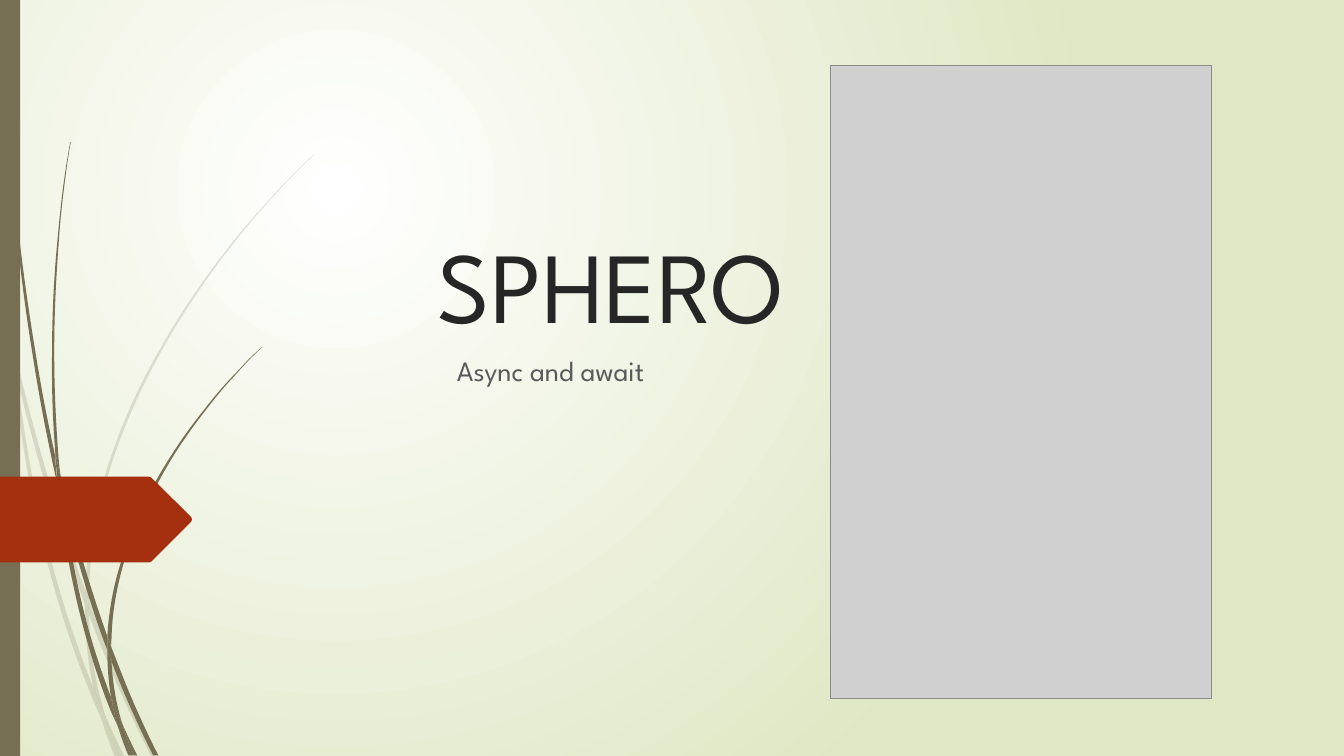
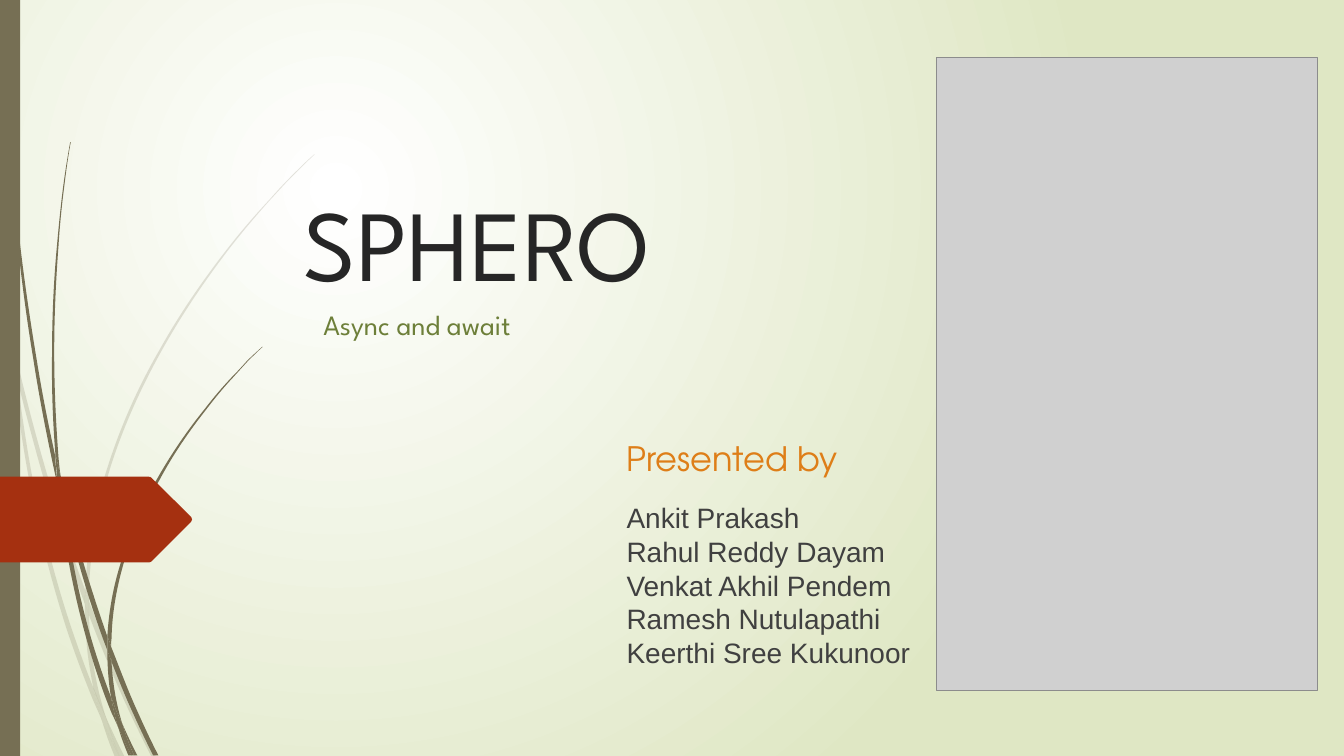
Before and after one commit to AnkitPrakash687/sphero_tutorial, a slide deck: slide 1 of SPHERO.pptx. Drawn at 1344x756 pixels with LibreOffice and Linux fonts; fonts in the diff are those of the drawing; grey boxes stand for pictures. Boxes give left, top, right and bottom in pixels: in the first picture for what was removed or moved away, otherwise in the second. Text is boxed around its words. In the diff, an @@ line names an element or a change of style, - is before the commit and + after.

Commit message:
updated ppt

```diff
--- a/SPHERO.pptx
+++ b/SPHERO.pptx
@@ picture: place and size @@
-picture at bbox=[831, 66, 1212, 700]
+picture at bbox=[937, 57, 1318, 692]
@@ title "SPHERO": place and size @@
-title "SPHERO" at bbox=[438, 255, 784, 325]
+title "SPHERO" at bbox=[303, 213, 649, 283]
@@ subtitle "Async and await": place and size @@
-subtitle "Async and await" at bbox=[457, 361, 644, 387]
+subtitle "Async and await" at bbox=[323, 315, 510, 341]
@@ subtitle "Async and await" at bbox=[323, 315, 510, 341]: text colour #595959 to #6D7F39 @@
@@ text added at bbox=[627, 446, 837, 478], 24 pt, text #DE7E18 @@
+Presented by
@@ text added at bbox=[627, 507, 910, 664], 20 pt, text #404040 @@
+Ankit Prakash
+Rahul Reddy Dayam
+Venkat Akhil Pendem
+Ramesh Nutulapathi
+Keerthi Sree Kukunoor
```
Also in this commit, not shown: 6 slides added.
